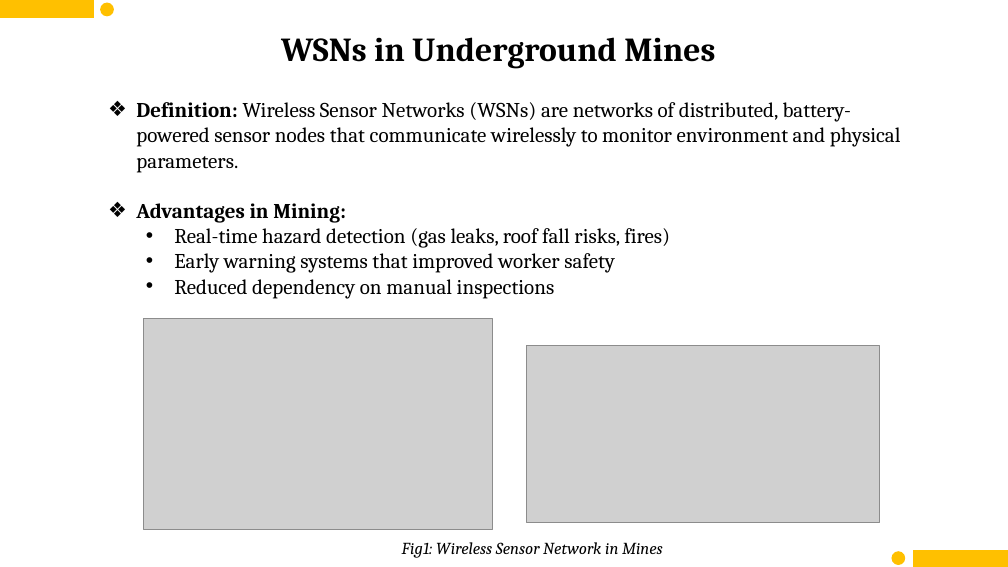
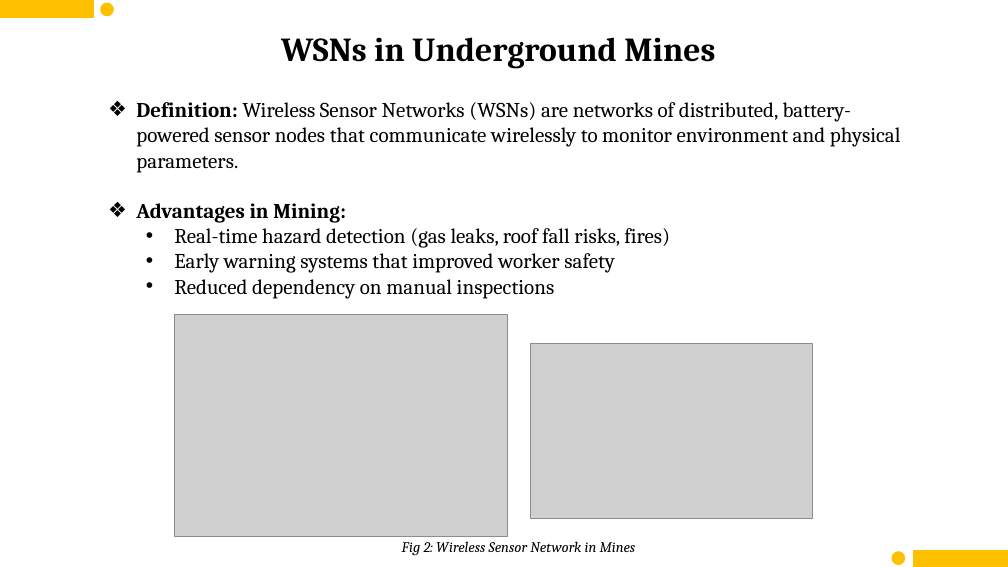
Before and after one commit to imshubhamcodex/ql--resources, a slide deck: slide 8 of mid_sem_RL_interM.pptx. Drawn at 1008x567 pixels with LibreOffice and Linux fonts; fonts in the diff are those of the drawing; grey boxes stand for pictures. Boxes give left, top, right and bottom in pixels: in the first picture for what was removed or moved away, otherwise in the second. Text is boxed around its words. In the diff, an @@ line names an element or a change of style, - is before the commit and + after.

```diff
--- a/mid_sem_RL_interM.pptx
+++ b/mid_sem_RL_interM.pptx
@@ picture: place and size @@
-picture at <box>144,318,492,530</box>
+picture at <box>175,314,507,536</box>
@@ picture: place and size @@
-picture at <box>526,346,879,523</box>
+picture at <box>531,343,813,518</box>
@@ text at <box>402,541,636,556</box>: text changed; size 16 to 14 pt @@
-Fig1: Wireless Sensor Network in Mines
+Fig 2: Wireless Sensor Network in Mines
```
Also in this commit, not shown: 15 other slides changed.
